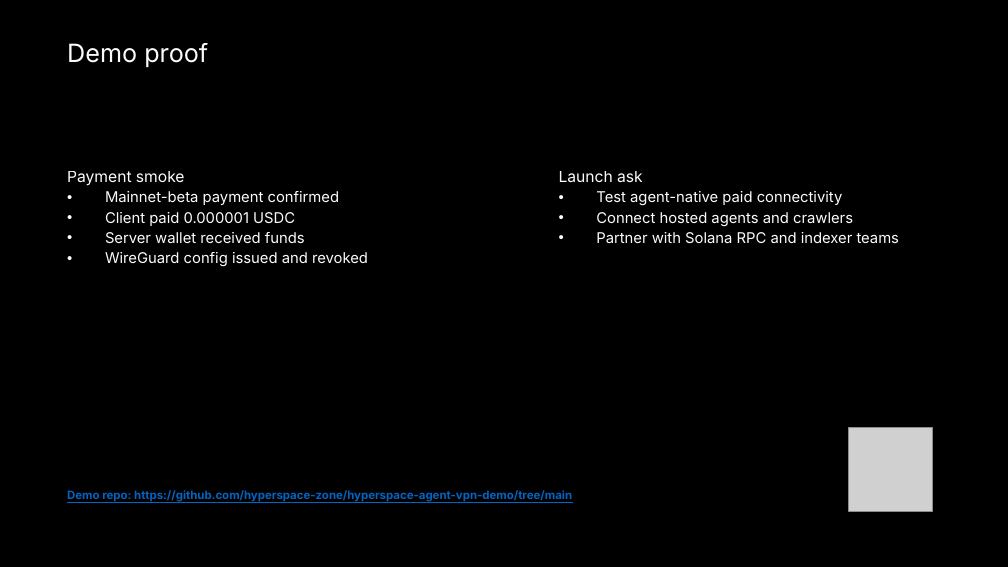
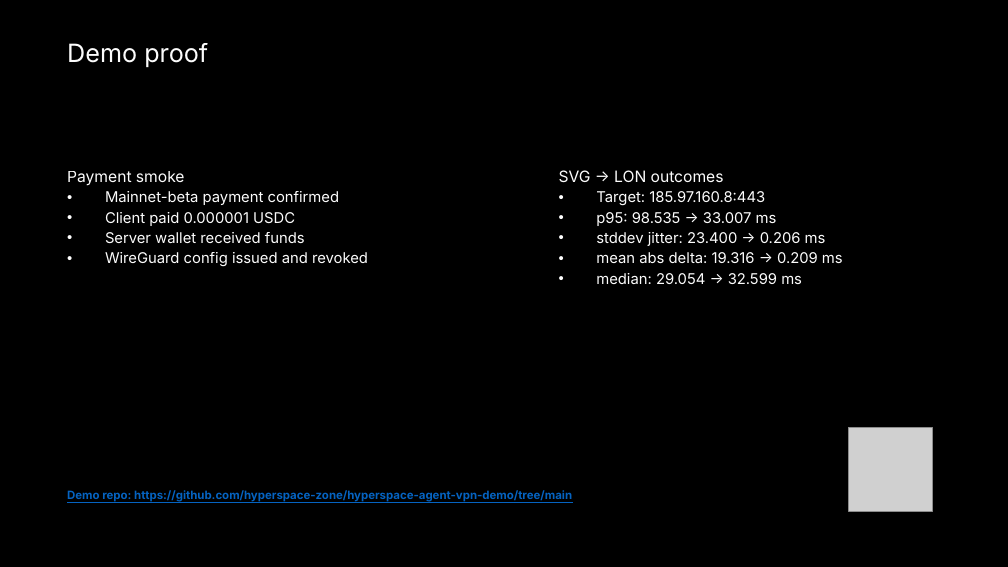
Before and after one commit to hyperspace-zone/hyperspace-agent-vpn-demo, a slide deck: slide 10 of docs/hyperspace-frontier-pitch-video-deck.pptx. Drawn at 1008x567 pixels with LibreOffice and Linux fonts; fonts in the diff are those of the drawing; grey boxes stand for pictures. Boxes give left, top, right and bottom in pixels: in the first picture for what was removed or moved away, otherwise in the second. Text is boxed around its words. In the diff, an @@ line names an element or a change of style, - is before the commit and + after.

Commit message:
Add SVG LON outcome metrics

```diff
--- a/docs/hyperspace-frontier-pitch-video-deck.pptx
+++ b/docs/hyperspace-frontier-pitch-video-deck.pptx
@@ text at bbox=[559, 170, 843, 284]: text changed @@
-Launch ask
-• Test agent-native paid connectivity
-• Connect hosted agents and crawlers
-• Partner with Solana RPC and indexer teams
+SVG -> LON outcomes
+• Target: 185.97.160.8:443
+• p95: 98.535 -> 33.007 ms
+• stddev jitter: 23.400 -> 0.206 ms
+• mean abs delta: 19.316 -> 0.209 ms
+• median: 29.054 -> 32.599 ms
```
Also in this commit, not shown: 4 other files.
